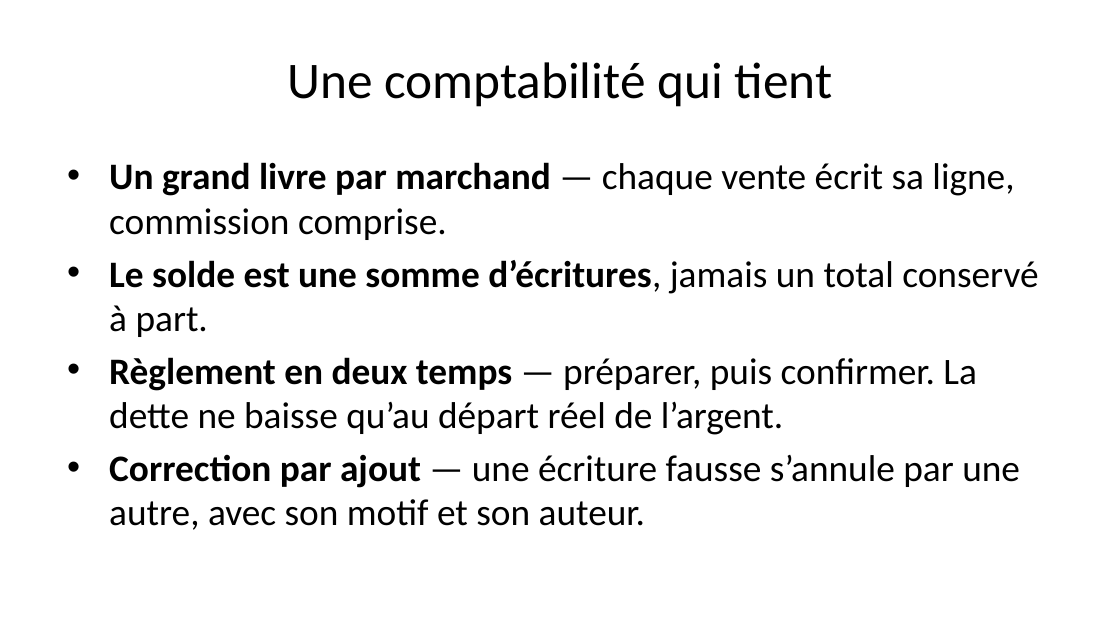
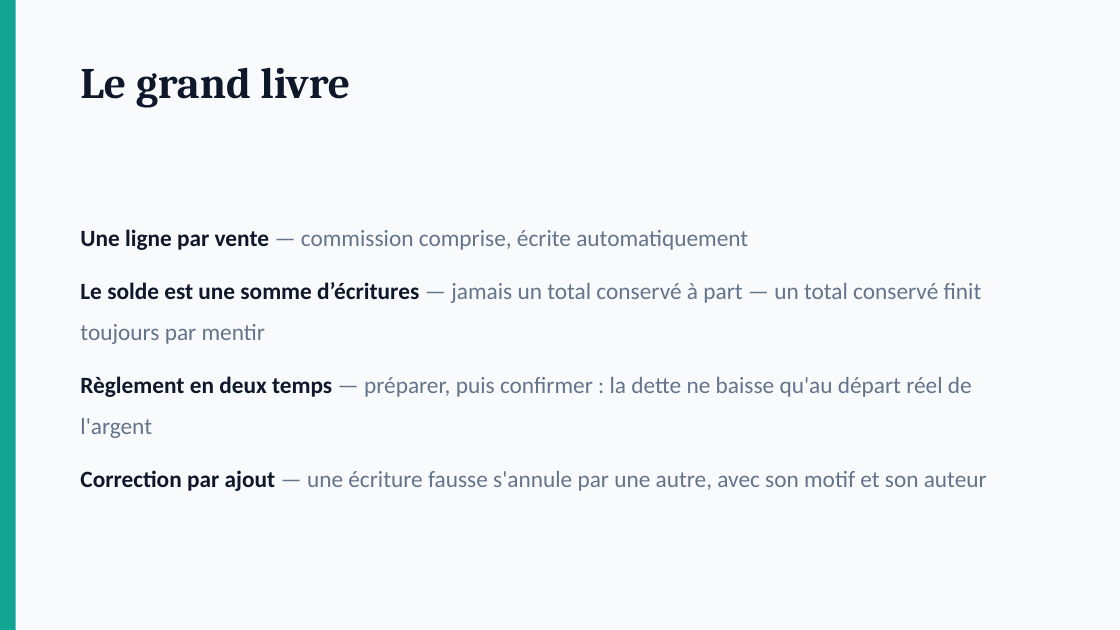
Before and after one commit to Dominique-BRIA/garah, a slide deck: slide 17 of docs/presentation/GARAH-presentation.pptx (slide 18 before the commit). Drawn at 1120x630 pixels with LibreOffice and Linux fonts; fonts in the diff are those of the drawing. Boxes give left, top, right and bottom in pixels: in the first picture for what was removed or moved away, otherwise in the second. Text is boxed around its words. In the diff, an @@ line names an element or a change of style, - is before the commit and + after.

```diff
--- a/docs/presentation/GARAH-presentation.pptx
+++ b/docs/presentation/GARAH-presentation.pptx
@@ background #FFFFFF to #F8FAFC @@
@@ rectangle added at [0,0,16,629], fill #12A594 @@
@@ text added at [80,67,350,108], 28 pt, text #0F172A, bold @@
+Le grand livre
@@ title removed at [287,62,832,107] @@
-Une comptabilité qui tient
@@ text "Une ligne par vente — ..." at [80,229,987,491]: vertical alignment top to middle @@
@@ text at [80,229,987,491]: text changed; size 24 to 15 pt; text colour #000000 to #64748B @@
-• Un grand livre par marchand — chaque vente écrit sa ligne, commission comprise.
-• Le solde est une somme d’écritures, jamais un total conservé à part.
-• Règlement en deux temps — préparer, puis confirmer. La dette ne baisse qu’au départ réel de l’argent.
-• Correction par ajout — une écriture fausse s’annule par une autre, avec son motif et son auteur.
+▪ Une ligne par vente — commission comprise, écrite automatiquement
+Le solde est une somme d’écritures — jamais un total conservé à part — un total conservé finit toujours par mentir
+Règlement en deux temps — préparer, puis confirmer : la dette ne baisse qu'au départ réel de l'argent
+Correction par ajout — une écriture fausse s'annule par une autre, avec son motif et son auteur
```
Also in this commit, not shown: 22 other slides changed, 11 slides added, 13 slides removed, 3 other files.
